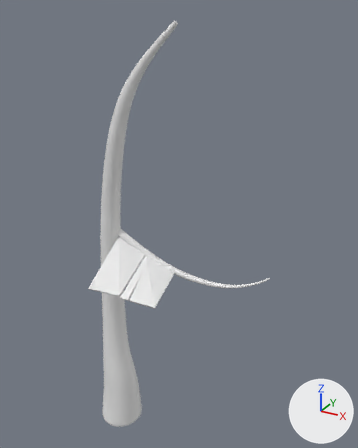
What one commit did to the Blender file AvA2/Assets/3DAssets/Trees/Trees.blend.
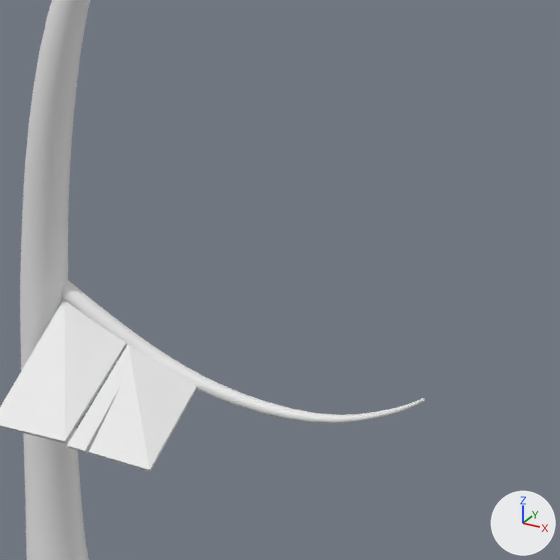
Old and new are each drawn whole from a 50 mm lens placed at (8.76, -11.5, 14.42), pointed at (2.04, 0.72, 8.31) and again close up on the part from 26% to 91% of the width and 25% to 77% of the height. The axes (+X, +Y, +Z) are drawn at lower right. The lights are the same throughout.
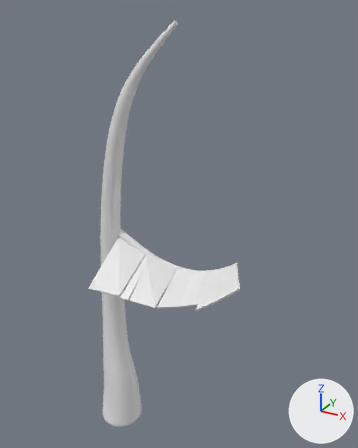
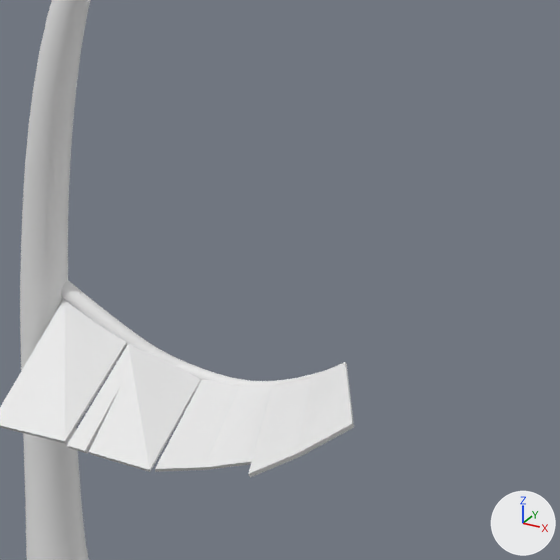
Boxes (x1, y1, x2, y2) around the edits, measured in the close-ups (560 x 560 px; the box of a moved part takes in the faces that stretch with it):
'Cube.002', added: after (155, 379, 276, 472)
'Cube.003', added: after (248, 362, 354, 477)
'Cylinder.001', reshaped (22% narrower, 26% shorter): before (61, 280, 425, 423); after (61, 280, 343, 386)
part 1 of me_cylinder_002, moved or reshaped: before (146, 346, 317, 423); after (140, 342, 250, 386)
part 2 of me_cylinder_002, moved or reshaped: before (311, 398, 425, 423); after (247, 363, 343, 385)

Edits to the bpy script that builds the scene:
```text
Change me_cylinder_002:
    where me_cylinder_002.from_pydata(...)  # 288 vertices, 258 faces; spans x -14.0..6.2, y -1.5..1.5, z -1.1..0.9
    used by ob_cylinder_001; location = (2.39, 0.51, 7.03); rotation_euler = (-0.00453, 1.899, -0.00495), in degrees (-0.3, 109, -0.3); scale = (0.0848, 0.0848, 2.81)
    me_cylinder_002 part 1: all 32 vertices in x 3.6..6.0, y -1.2..1.2, z 0.0 are moved by (0.6, 1.5, -0.2)
    me_cylinder_002 part 2: all 128 vertices in x -14.0..0.4, y -0.9..0.7, z 0.5..0.9 are moved by (3.0, 1.9, -0.4)
Add me_cube_005:
    me_cube_005.from_pydata([(-0.7, -1.71, 6.92), (-0.66, -1.72, 8.8), (-0.99, 0.89, -0.56), (-0.99, 0.89, 1.44), (1.7, -0.97, 0.91), (1.75, -0.97, 2.79), (1.04, 0.96, -1.76), (1.04, 0.96, -0.67), (0.06, 0.86, -2.79), (0.06, 0.86, -0.79), (0.39, -1.39, 3.28), (0.44, -1.4, 5.16)], [], [(0, 1, 3, 2), (8, 9, 7, 6), (6, 7, 5, 4), (10, 11, 1, 0), (8, 6, 4, 10), (9, 3, 1, 11), (7, 9, 11, 5), (2, 8, 10, 0), (4, 5, 11, 10), (2, 3, 9, 8)])
Add me_cube_004:
    me_cube_004.from_pydata([(-0.7, -1.71, 6.92), (-0.66, -1.72, 8.8), (-0.99, 0.89, -0.56), (-0.99, 0.89, 1.44), (1.7, -0.97, 0.91), (1.75, -0.97, 2.79), (1.04, 0.96, -2.22), (1.04, 0.96, -0.22), (0.06, 0.86, -2.79), (0.06, 0.86, -0.79), (0.39, -1.39, 3.28), (0.44, -1.4, 5.16)], [], [(0, 1, 3, 2), (8, 9, 7, 6), (6, 7, 5, 4), (10, 11, 1, 0), (8, 6, 4, 10), (9, 3, 1, 11), (7, 9, 11, 5), (2, 8, 10, 0), (4, 5, 11, 10), (2, 3, 9, 8)])
Add ob_cube_003:
    ob_cube_003 = bpy.data.objects.new('Cube.003', me_cube_005)
    ob_cube_003.location = (3.69, 0.1, 7.01)
    ob_cube_003.rotation_euler = (0.412, -0.574, 0.0602)  # degrees (24, -33, 3.4)
    ob_cube_003.scale = (0.519, 0.635, 0.0374)
Add ob_cube_002:
    ob_cube_002 = bpy.data.objects.new('Cube.002', me_cube_004)
    ob_cube_002.location = (2.58, 0.12, 6.6)
    ob_cube_002.rotation_euler = (0.48, -0.184, -0.0411)  # degrees (28, -11, -2.4)
    ob_cube_002.scale = (0.519, 0.635, 0.0374)
```
